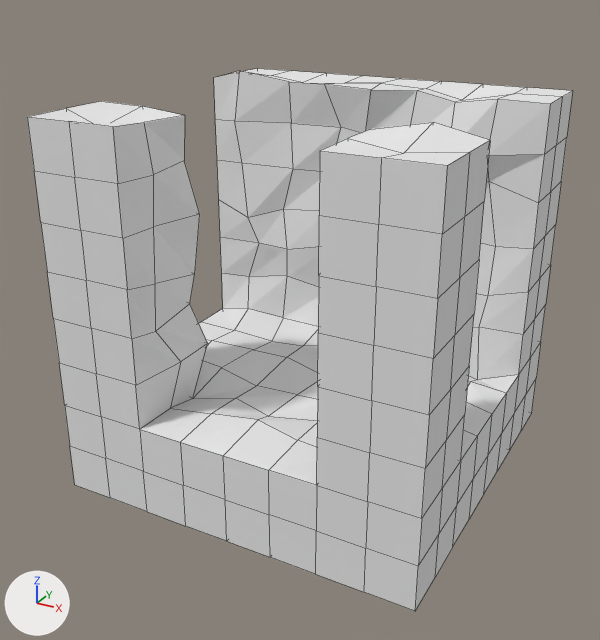
The Blender file modelsrc/gopher/tjunction.blend, before and after one commit.
Before and after are seen from a camera (50 mm lens) standing at (1.94, -3.77, 1.67) and looking at (-0.05, -0.16, -0.13). Every picture has the same lights, and +X, +Y and +Z are marked at lower left. Mesh edges are drawn as thin lines.
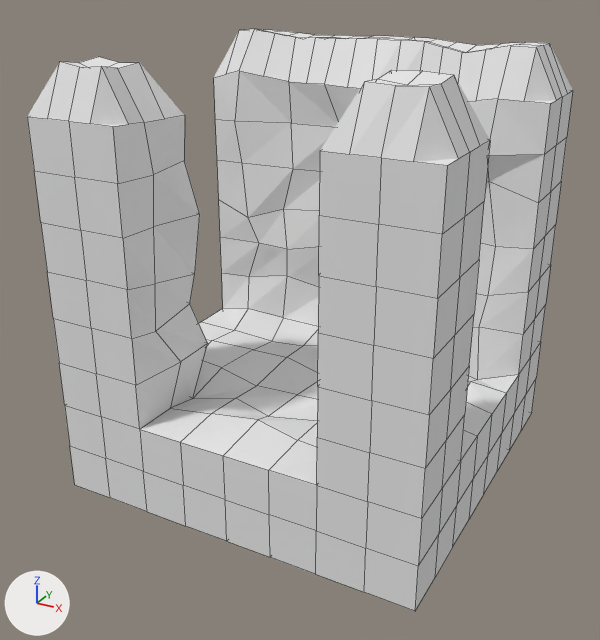
What the commit changed:
me_cube is used by ob_cube; location (0.0, 0.0, 0.0).
me_cube had 410 vertices, 408 faces and spanned x -1.0..1.0, y -1.0..1.0, z -1.0..1.05.
me_cube now has 500 vertices, 480 faces and spans x -1.0..1.0, y -1.0..1.0, z -1.0..1.28.
Part 1, on me_cube:
9 vertices are removed from x -0.74..0.77, y -0.84..0.81, z 0.94..1.0.
60 faces are deleted.
76 vertices are added at x -1.0..0.89, y -0.92..0.9, z 0.98..1.28.
8 new vertices lie (0.13, 0.0, 0.0) away from vertices in x -1.0..0.75, y 1.0, z 1.0.
5 new vertices lie (0.0, 0.12, 0.0) away from vertices in x -1.0..1.0, y -1.0..0.75, z 1.0.
5 new vertices lie (-0.13, 0.0, 0.0) away from vertices in x -0.75..1.0, y -1.0..0.5, z 1.0.
5 new vertices lie (0.13, 0.0, 0.0) away from vertices in x -0.87..0.74, y 0.62..0.89, z 1.24..1.25.
132 new faces join them.

Pixel boxes [x1, y1, x2, y2] of what changed, in the pictures (600 x 640 px):
'Cube', reshaped (7% taller)
    before: [27, 68, 573, 611]
    after: [27, 29, 573, 611]
part 1 of me_cube, built on
    before: [27, 68, 573, 234]
    after: [27, 29, 573, 234]
